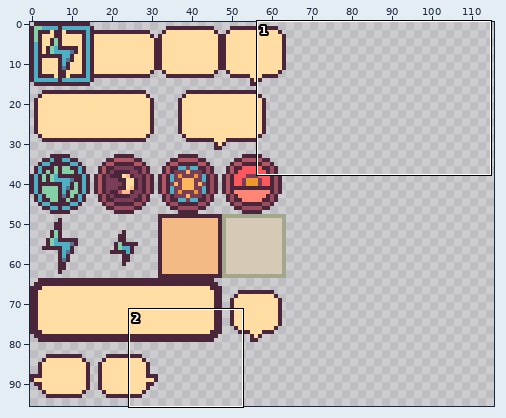
One commit to this sprite sheet: solidarity/images/solidarityui_16x16.png. Above, an overview of the earlier version with the close-up marked.
Close-up. The starting point:
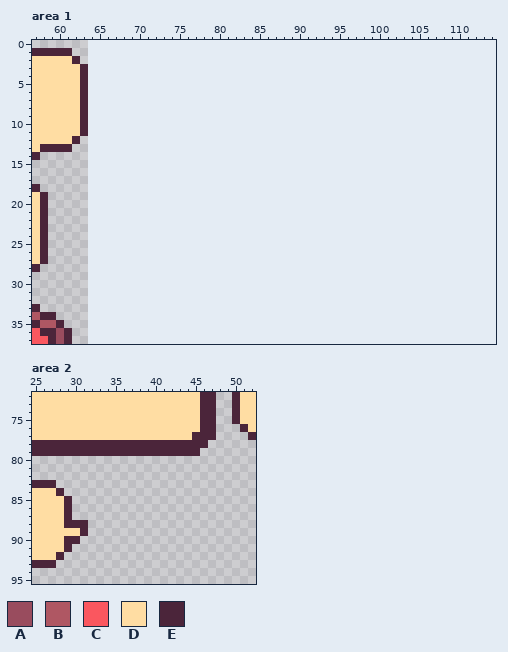
The file is 64x96 pixels. Shown: area 1: x 57..114, y 0..37; area 2: x 25..52, y 72..95. The old version is drawn lined up with the new one, on the new canvas. The wide view leaves out empty margins.
Palette (. is transparent): A #994c5e  B #af5763  C #fa575f  D #ffdda3  E #4b253a
Pixels before, area 1, first column x 57:
 1 EEEEE..
 2 DDDDDE.
 3 DDDDDDE
 4 DDDDDDE
 5 DDDDDDE
 6 DDDDDDE
 7 DDDDDDE
 8 DDDDDDE
 9 DDDDDDE
10 DDDDDDE
11 DDDDDDE
12 DDDDDE.
13 DEEEE..
14 E......
15 .......
16 .......
17 .......
18 E......
19 DE.....
20 DE.....
21 DE.....
22 DE.....
23 DE.....
24 DE.....
25 DE.....
26 DE.....
27 DE.....
28 E......
29 .......
30 .......
31 .......
32 .......
33 E......
34 BEE....
35 EBBE...
36 CEEAE..
37 CCEAE..
Pixels before, area 2, first column x 25:
72 DDDDDDDDDDDDDDDDDDDDDEE..EDD
73 DDDDDDDDDDDDDDDDDDDDDEE..EDD
74 DDDDDDDDDDDDDDDDDDDDDEE..EDD
75 DDDDDDDDDDDDDDDDDDDDDEE..EDD
76 DDDDDDDDDDDDDDDDDDDDDEE...ED
77 DDDDDDDDDDDDDDDDDDDDEEE....E
78 EEEEEEEEEEEEEEEEEEEEEE......
79 EEEEEEEEEEEEEEEEEEEEE.......
80 ............................
81 ............................
82 ............................
83 EEE.........................
84 DDDE........................
85 DDDDE.......................
86 DDDDE.......................
87 DDDDE.......................
88 DDDDEEE.....................
89 DDDDDDE.....................
90 DDDDEE......................
91 DDDDE.......................
92 DDDE........................
93 EEE.........................
The result:
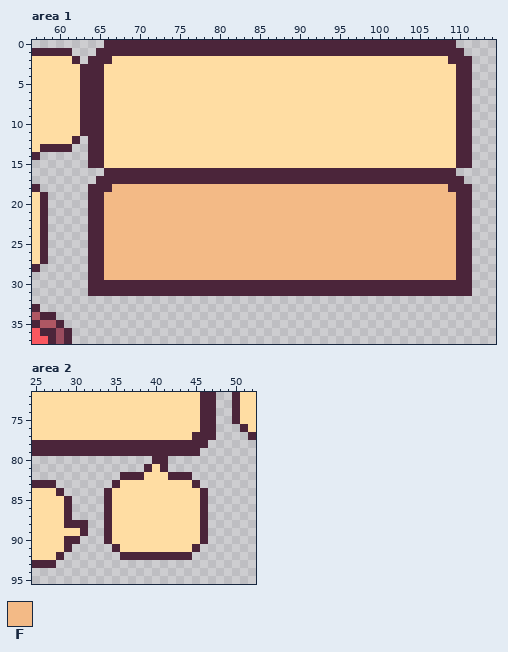
Colours new in this view: F #f3ba86
Changes in this commit:
canvas 64x96 -> 128x96
Area 1:
The author put colour D in row 2 at x 67 to 108; in rows 3 to 15 at x 66 to 109.
The author put colour E in row 0 at x 66 to 109; in row 1 at x 65 to 110; in row 2 at x 64 to 66 and 109 to 111; in rows 3 to 15 at x 64 to 65 and 110 to 111; in row 16 at x 66 to 109; in row 17 at x 65 to 110.
The author put colour E in row 18 at x 64 to 66 and 109 to 111; in rows 19 to 29 at x 64 to 65 and 110 to 111; in rows 30 to 31 at x 64 to 111.
The author put colour F in row 18 at x 67 to 108; in rows 19 to 29 at x 66 to 109.
Area 2:
The author put colour D in row 81 at x 40; in row 82 at x 39 to 41; in row 83 at x 36 to 44; in rows 84 to 90 at x 35 to 45; in row 91 at x 36 to 44.
The author put colour E in row 80 at x 40 to 41; in row 81 at x 39 and 41; in row 82 at x 36 to 38 and 42 to 44; in row 83 at x 35 and 45; in rows 84 to 90 at x 34 and 46; in row 91 at x 35 and 45.
The author put colour E in row 92 at x 36 to 44.
Where, in picture pixels (left, top, right, bottom), the same in both close-ups:
added: (88, 40, 472, 296)
added: (104, 456, 208, 560)
